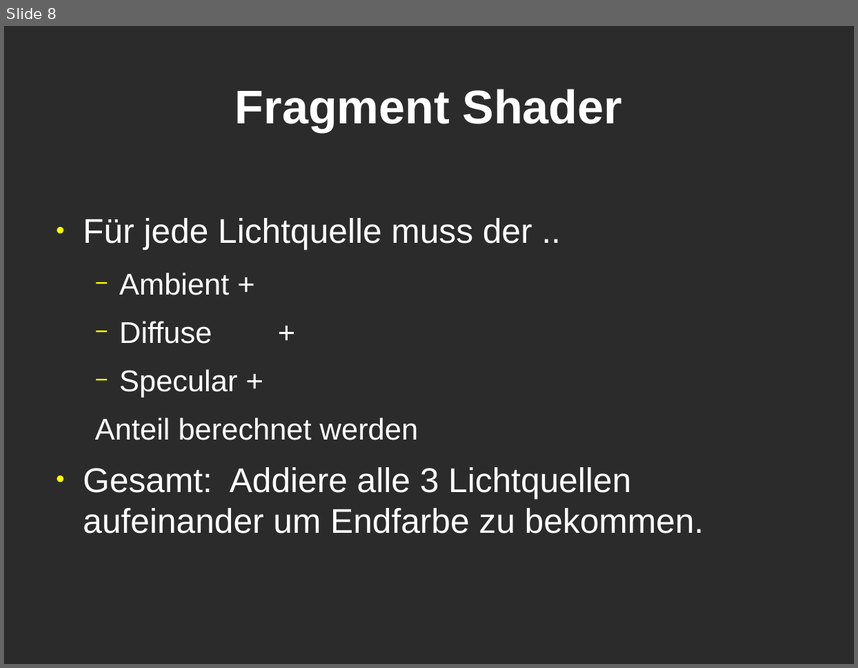
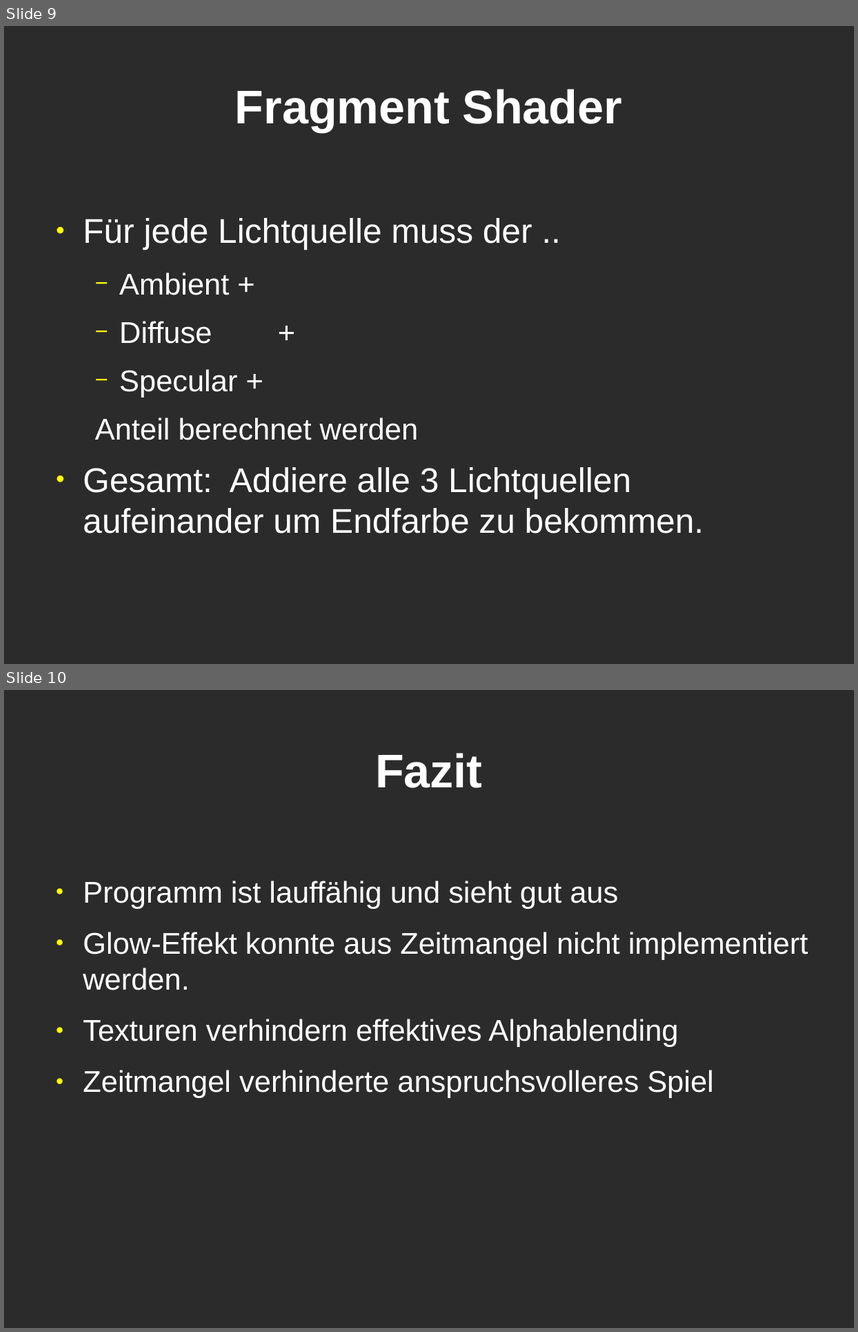
Before and after one commit to mgla/cg-projekt0910, a slide deck: präsentation/Folien.odp. Shown one above the other, each under a label of ours: slide 8 before the commit, slides 9 and 10 after it. The pictures are 858x668 and 858x1332 pixels, drawn with LibreOffice and Linux fonts; fonts in the diff are those of the drawing; background and template pictures are left out; a plain dark background stands for a picture behind light text. Boxes give left, top, right and bottom in pixels: in the first picture for what was removed or moved away, otherwise in the second. Text is boxed around its words. In the diff, an @@ line names an element or a change of style, - is before the commit and + after.

```diff
--- a/präsentation/Folien.odp
+++ b/präsentation/Folien.odp
@@ slide 10 added at [4, 690, 854, 1328], background picture (left out) @@
@@ title added at [375, 753, 482, 788], 44 pt, text #FFFFFF, bold @@
+Fazit
@@ text added at [83, 880, 809, 1098], 28 pt, text #FFFFFF @@
+● Programm ist lauffähig und sieht gut aus
+● Glow-Effekt konnte aus Zeitmangel nicht implementiert werden.
+● Texturen verhindern effektives Alphablending
+● Zeitmangel verhinderte anspruchsvolleres Spiel
@@ what was slide 8 is now slide 9 @@
```
Also in this commit, not shown: 2 slides changed, 2 other slides added, 1 slide removed, 2 other files.
